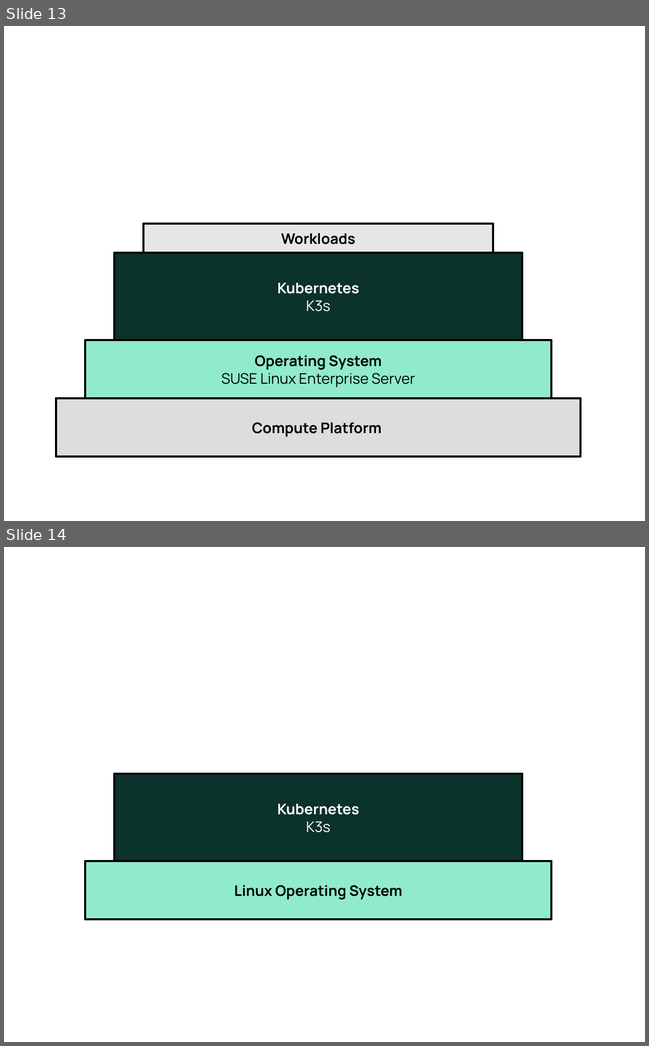
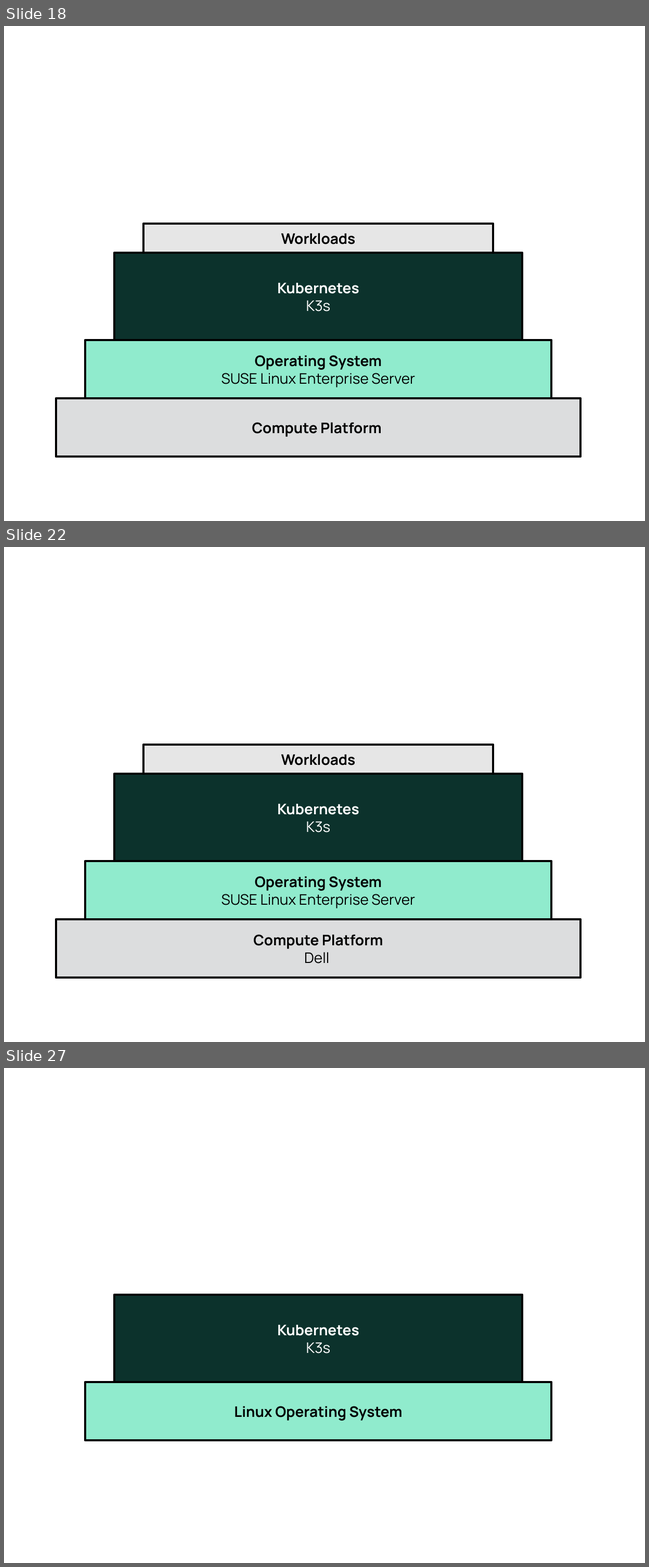
Before and after one commit to gogbac/RancherDocsRep1, a slide deck: media/src/Figure-Source.odp. Shown one above the other, each under a label of ours: slides 13 and 14 before the commit, slides 18, 22 and 27 after it; the slides between them are not shown. The pictures are 649x1046 and 649x1567 pixels, drawn with LibreOffice and Linux fonts; fonts in the diff are those of the drawing. Boxes give left, top, right and bottom in pixels: in the first picture for what was removed or moved away, otherwise in the second. Text is boxed around its words. In the diff, an @@ line names an element or a change of style, - is before the commit and + after.

Commit message:
populate Dell attribute hooks, modding case, adding placeholer images for RKE1 docs and enabling RKE1 doc builds

```diff
--- a/media/src/Figure-Source.odp
+++ b/media/src/Figure-Source.odp
@@ slide 22 added at <box>4,547,645,1042</box>, background #FFFFFF @@
@@ rectangle added at <box>143,745,493,774</box>, fill #E6E6E6, outline #000000 2.89 pt, 18 pt, text #000000, bold @@
+Workloads
@@ rectangle added at <box>114,774,522,861</box>, fill #0C322C, outline #000000 2.89 pt, 18 pt, text #FFFFFF, bold @@
+Kubernetes
+K3s
@@ rectangle added at <box>85,861,551,919</box>, fill #90EBCD, outline #000000 2.89 pt, 18 pt, text #000000 @@
+Operating System
+SUSE Linux Enterprise Server
@@ rectangle added at <box>56,919,580,978</box>, fill #DCDDDE, outline #000000 2.89 pt, 18 pt, text #000000, bold @@
+Compute Platform
+Dell
@@ what was slide 13 is now slide 18 @@
@@ what was slide 14 is now slide 27 @@
```
Also in this commit, not shown: 1 slide changed, 13 other slides added, 31 other files.
